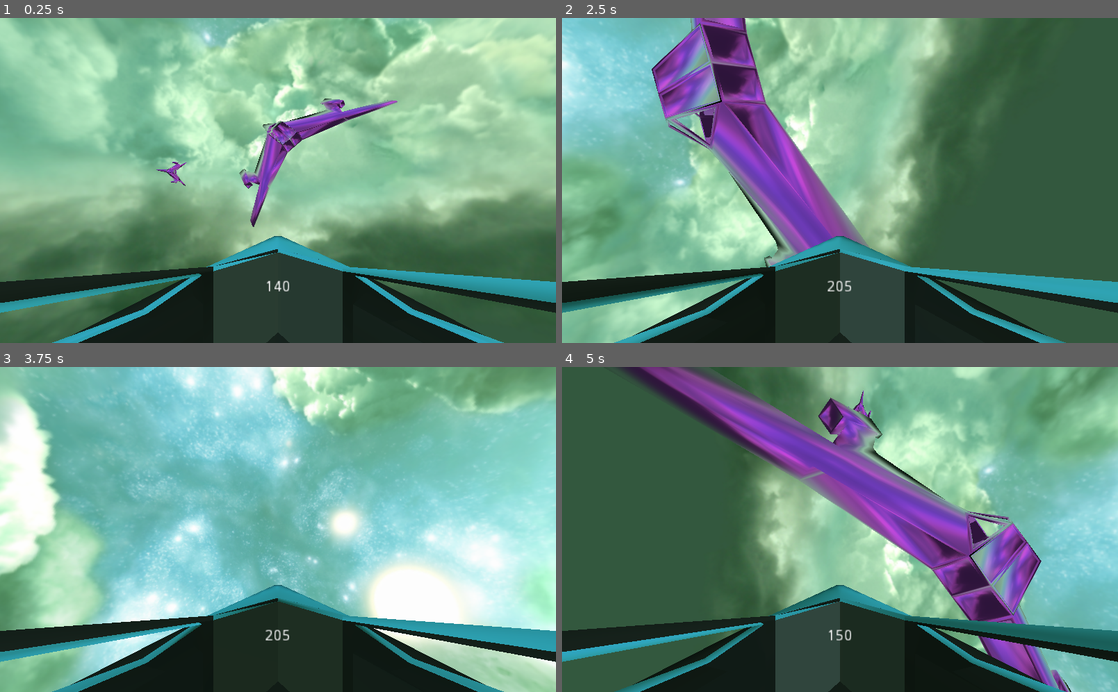
Above: before the commit, frames 1-4 (two rows, left to right).
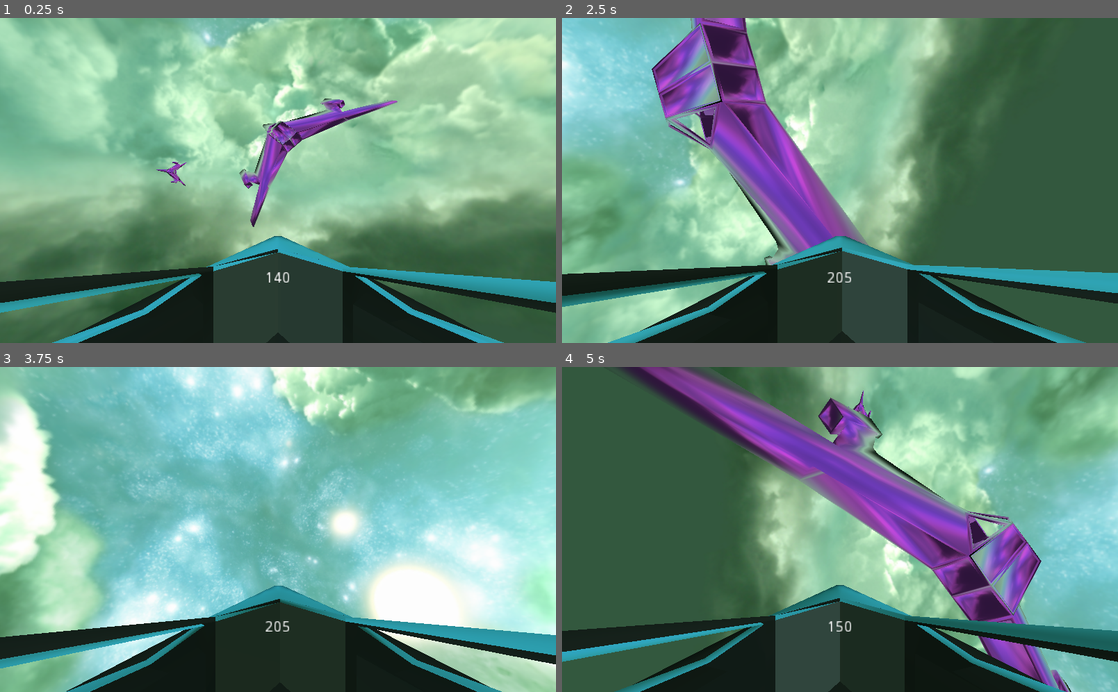
Above: after the commit, the same moments.

Repository: Patriks-Blauzda/Space-Game
Game: Godot game, scene res://Main.tscn
The game is run twice, just before and just after one commit, with the same random seed, the same clock (stepped at 60 frames per second) and the same inputs.
Inputs:
- Up to frame 1 (0.25 s): no input
- Up to frame 2 (2.5 s): tap Enter at 0.5 s; hold Right (joystick_right) 0.53-1.28 s; hold W (throttle) 0.53-1.28 s; hold S (brake) 1.28-2.03 s; tap R at 1.35 s; hold Right (joystick_right) from 2.03 s (still down); hold W (throttle) from 2.03 s (still down)
- Up to frame 3 (3.75 s): release Right (joystick_right) at 2.78 s; release W (throttle) at 2.78 s; hold Up (joystick_up) 2.78-3.53 s; tap R at 2.85 s; hold Left (joystick_left) from 3.53 s (still down); hold W (throttle) from 3.53 s (still down)
- Up to frame 4 (5 s): keep holding Left (joystick_left); release W (throttle) at 4.28 s; tap R at 4.35 s

The runs differ from the first frame. In frame 1, 0.1% of the frame differs, in the area x 48-52%, y 78-85%; in frame 2, 6.2%, in the area x 0-100%, y 0-100%; in frame 3, 3.5%; in frame 4, 0.1%.

Commit message:
camera shake at high speed

Diff:
--- a/Spaceship.gd
+++ b/Spaceship.gd
@@ -13,6 +13,7 @@
 # to be used for the 3d matrix and multiplied by current speed
 var vel = Vector3.ZERO
 
+var rng = RandomNumberGenerator.new()
 
 # handles player movement and rotation
 func motion():
@@ -62,14 +63,22 @@
 # Called when the node enters the scene tree for the first time.
 func _ready():
 #	Input.set_mouse_mode(Input.MOUSE_MODE_CAPTURED)
-	pass
+	rng.randomize()
 
 
 func _physics_process(delta):
 	# used to display speed on the screen
-	$Label.text = str(currentspd)
+	$Label.text = str(currentspd) + "\n"
 
 	motion()
+
+	# camera shakes when going above normal speed
+	if currentspd > spd:
+		$Camera.h_offset = rng.randf_range(-currentspd*0.0001, currentspd*0.0001)
+		$Camera.v_offset = rng.randf_range(-currentspd*0.0001, currentspd*0.0001)
+	else:
+		$Camera.h_offset = 0
+		$Camera.v_offset = 0
 
 	# calculates collision and movement
 	var collisions = move_and_collide(vel * delta)
